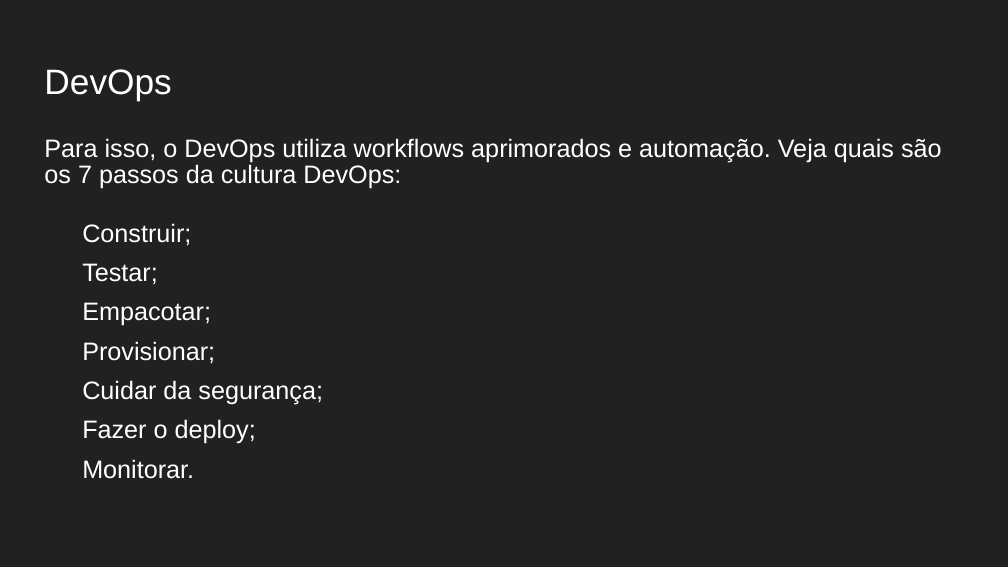
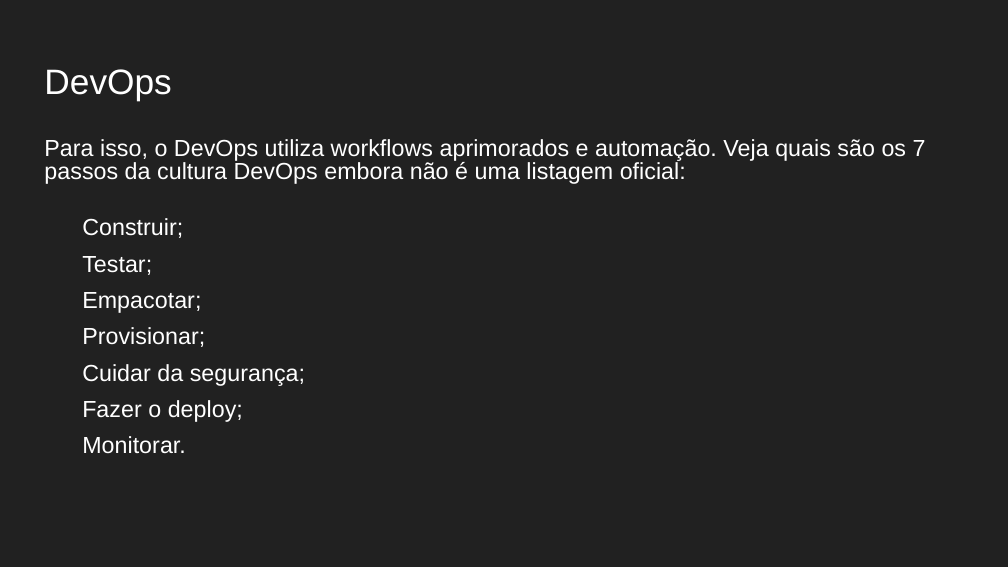
Before and after one commit to Gabrielgsn30/seminarios-docker-monitoramento, a slide deck: slide 3 of DIA01/Práticas DevOps com Docker e Monitoramento do Ambiente Dia 01.pptx (slide 4 before the commit). Drawn at 1008x567 pixels with LibreOffice and Linux fonts; fonts in the diff are those of the drawing. Boxes give left, top, right and bottom in pixels: in the first picture for what was removed or moved away, otherwise in the second. Text is boxed around its words. In the diff, an @@ line names an element or a change of style, - is before the commit and + after.

```diff
--- a/DIA01/Práticas DevOps com Docker e Monitoramento do Ambiente Dia 01.pptx
+++ b/DIA01/Práticas DevOps com Docker e Monitoramento do Ambiente Dia 01.pptx
@@ text at box(44, 139, 926, 184): text changed; size 18 to 16.6 pt @@
-Para isso, o DevOps utiliza workflows aprimorados e automação. Veja quais são os 7 passos da cultura DevOps:
+Para isso, o DevOps utiliza workflows aprimorados e automação. Veja quais são os 7 passos da cultura DevOps embora não é uma listagem oficial:
@@ text at box(82, 218, 305, 454): size 18 to 16.6 pt in "Construir;", "Testar;", "Empacotar;", "Provisionar;" and 3 more places @@
```
Also in this commit, not shown: 6 other slides changed, 5 slides removed, 2 other files.
